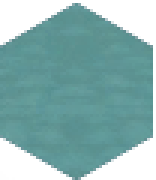
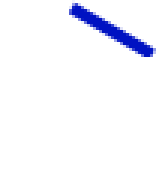
Two versions of the same layered image (w=156, h=180). Layer-by-layer changes:
added layer "River 0" above "River 1" over bbox(69, 0, 156, 57)
hid "Layer 9" over bbox(0, 3, 153, 180)
hid "Ocean" (1st of 2) over bbox(0, 3, 153, 180)
